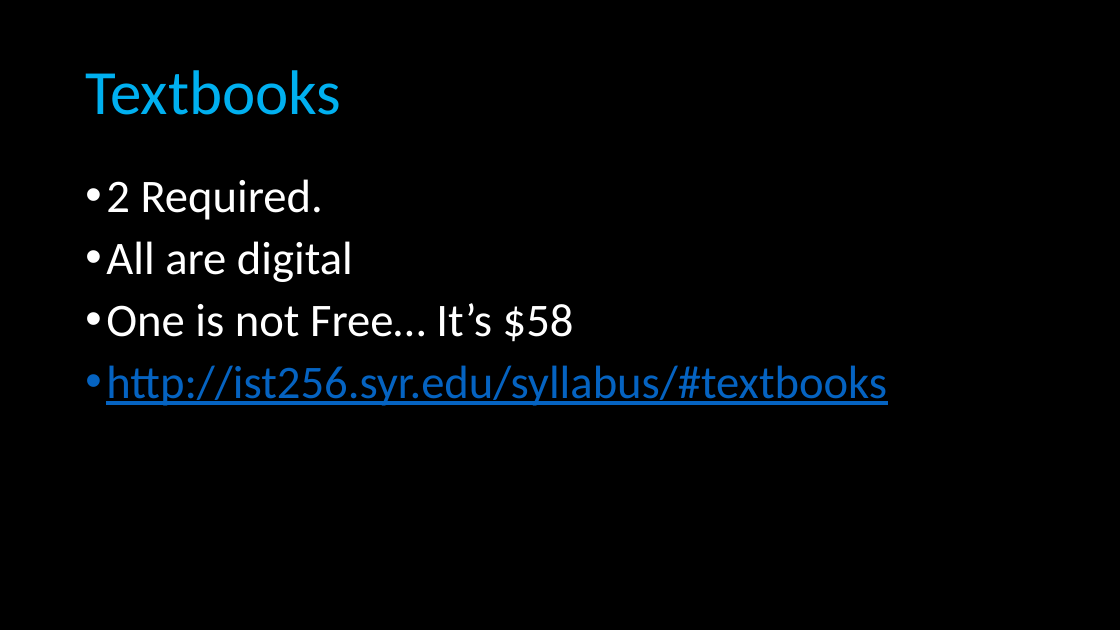
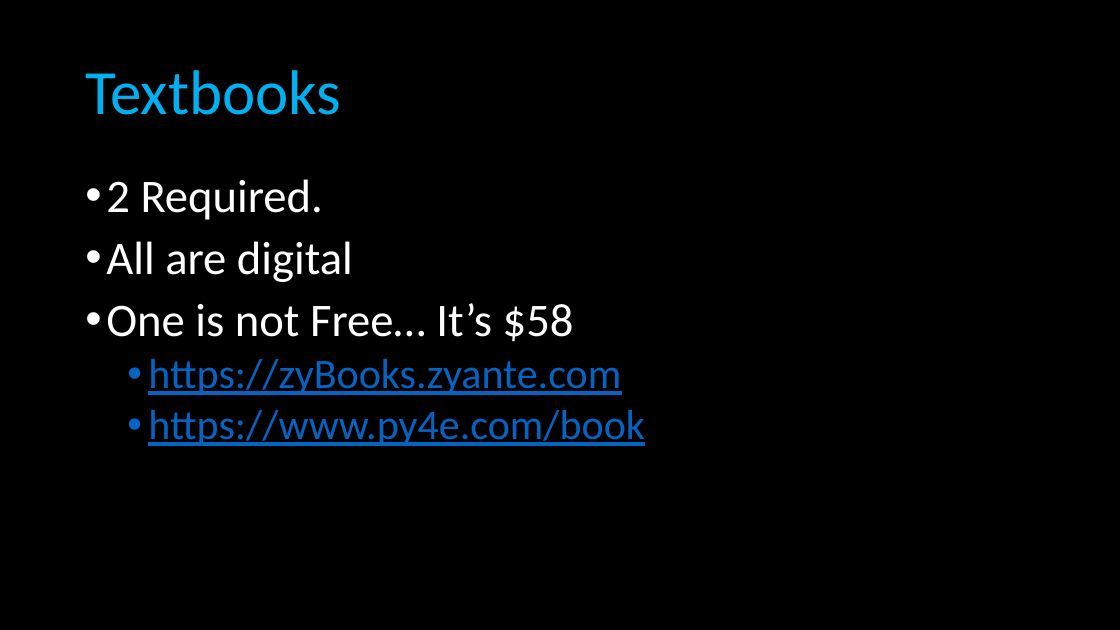
Before and after one commit to ist256/IST256.github.io, a slide deck: slide 17 of content/00/Course-Intro.pptx. Drawn at 1120x630 pixels with LibreOffice and Linux fonts; fonts in the diff are those of the drawing. Boxes give left, top, right and bottom in pixels: in the first picture for what was removed or moved away, otherwise in the second. Text is boxed around its words. In the diff, an @@ line names an element or a change of style, - is before the commit and + after.

```diff
--- a/content/00/Course-Intro.pptx
+++ b/content/00/Course-Intro.pptx
@@ text at (x1=148, y1=359, x2=645, y2=446): text changed; size 40 to 36 pt @@
-• http://ist256.syr.edu/syllabus/#textbooks
+  • https://zyBooks.zyante.com
+  • https://www.py4e.com/book
```
Also in this commit, not shown: 14 other slides changed, 2 slides added, 6 slides removed, 2 other files.
